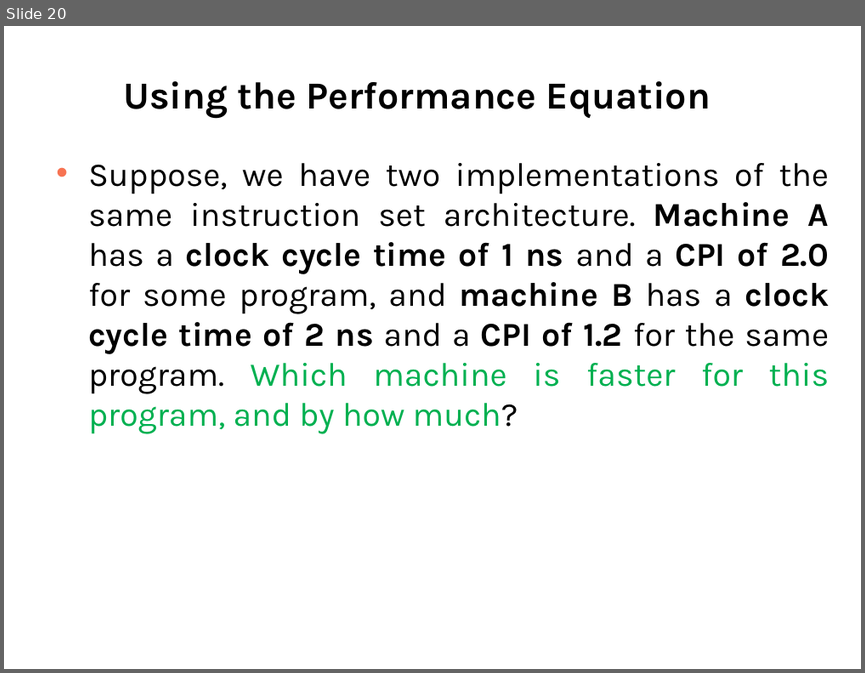
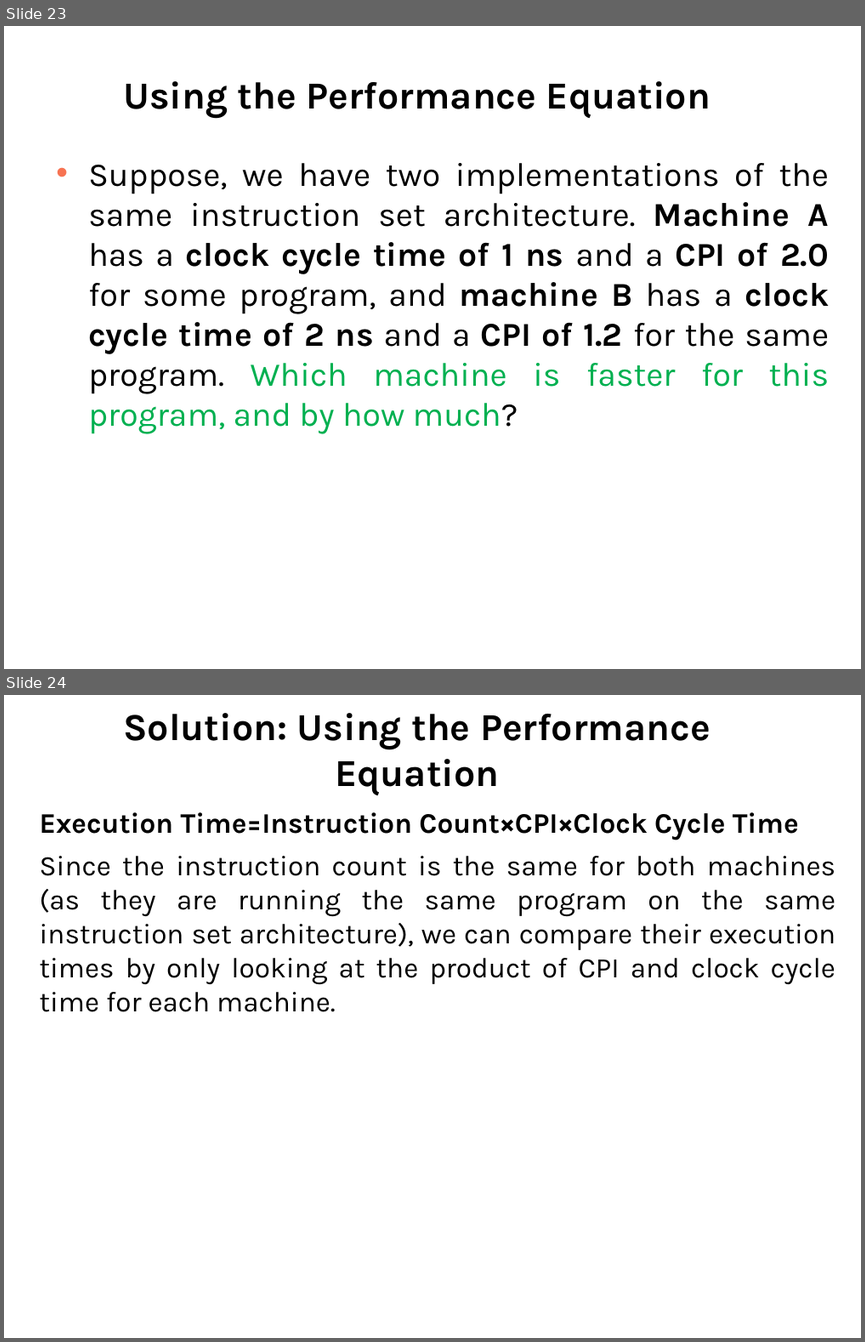
Before and after one commit to Syedshajib55/Computer-Architecture, a slide deck: CSE_213_L2.ppt. Shown one above the other, each under a label of ours: slide 20 before the commit, slides 23 and 24 after it. The pictures are 865x673 and 865x1342 pixels, drawn with LibreOffice and Linux fonts; fonts in the diff are those of the drawing. Boxes give left, top, right and bottom in pixels: in the first picture for what was removed or moved away, otherwise in the second. Text is boxed around its words. In the diff, an @@ line names an element or a change of style, - is before the commit and + after.

```diff
--- a/CSE_213_L2.ppt
+++ b/CSE_213_L2.ppt
@@ slide 24 added at [4,695,861,1338], background #FFFFFF @@
@@ title added at [123,713,710,795], 32 pt, text #000000, bold @@
+Solution: Using the Performance Equation
@@ text added at [40,812,835,1012], 23.8 pt, text #000000 @@
+Execution Time=Instruction Count×CPI×Clock Cycle Time
+Since the instruction count is the same for both machines (as they are running the same program on the same instruction set architecture), we can compare their execution times by only looking at the product of CPI and clock cycle time for each machine.
@@ what was slide 20 is now slide 23 @@
```
Also in this commit, not shown: 7 slides changed, 4 other slides added, 1 other file.
